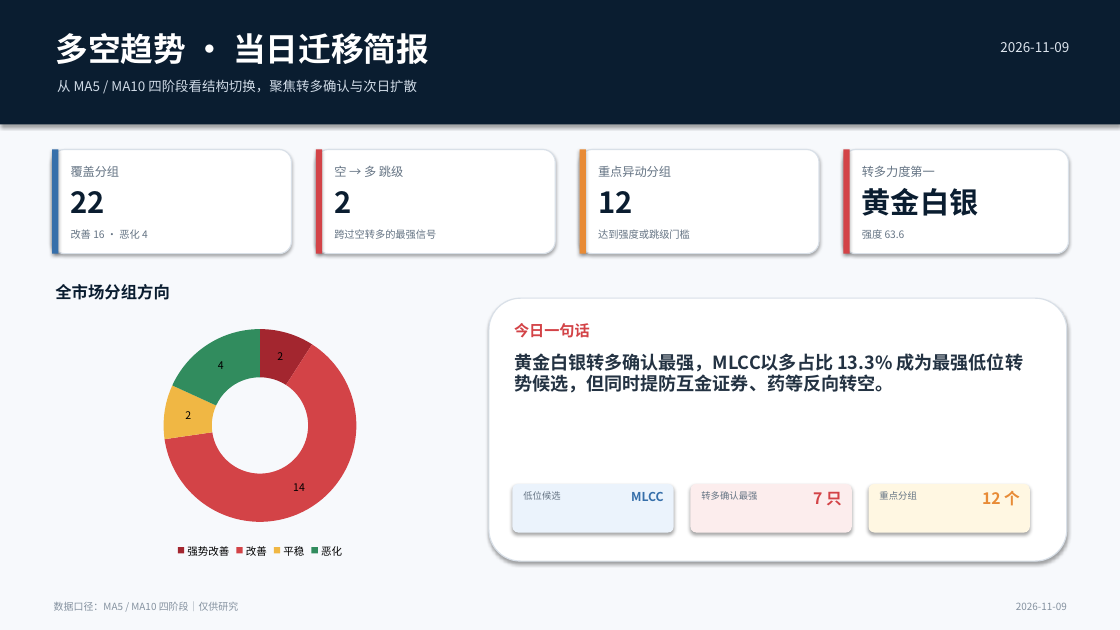
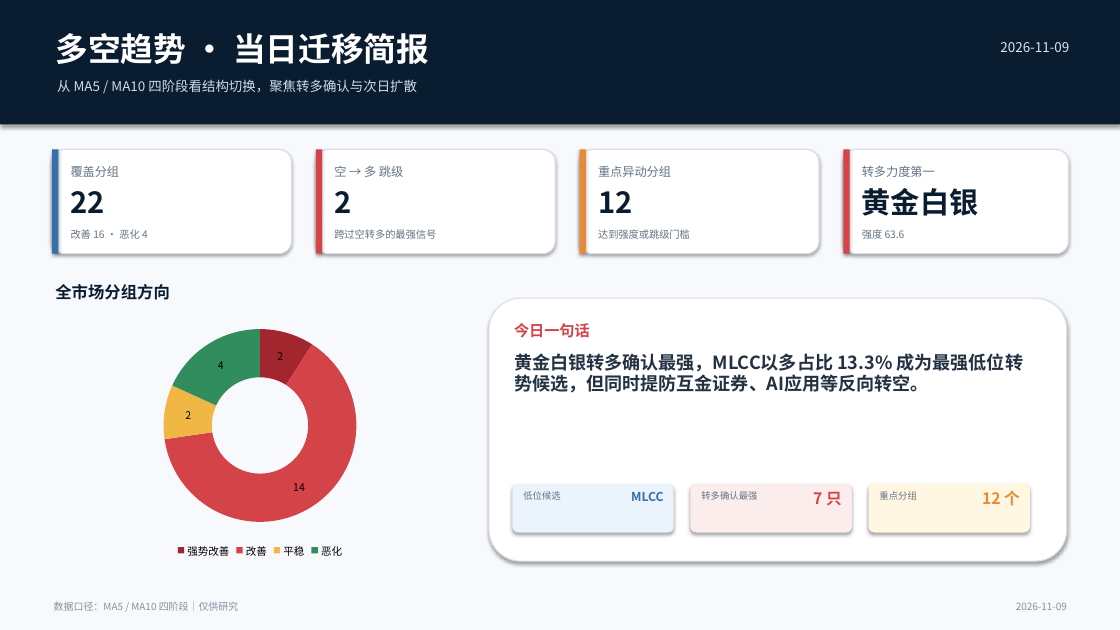
Before and after one commit to nancybhc/a-share-blast-lab, a slide deck: slide 1 of assets/多空阶段简报_2026-11-09.pptx. Drawn at 1120x630 pixels with LibreOffice and Linux fonts; fonts in the diff are those of the drawing. Boxes give left, top, right and bottom in pixels: in the first picture for what was removed or moved away, otherwise in the second. Text is boxed around its words. In the diff, an @@ line names an element or a change of style, - is before the commit and + after.

```diff
--- a/assets/多空阶段简报_2026-11-09.pptx
+++ b/assets/多空阶段简报_2026-11-09.pptx
@@ text at [514, 353, 1024, 393]: text changed @@
-黄金白银转多确认最强，MLCC以多占比 13.3% 成为最强低位转势候选，但同时提防互金证券、药等反向转空。
+黄金白银转多确认最强，MLCC以多占比 13.3% 成为最强低位转势候选，但同时提防互金证券、AI应用等反向转空。
```
Also in this commit, not shown: 3 other slides changed, 8 other files.
